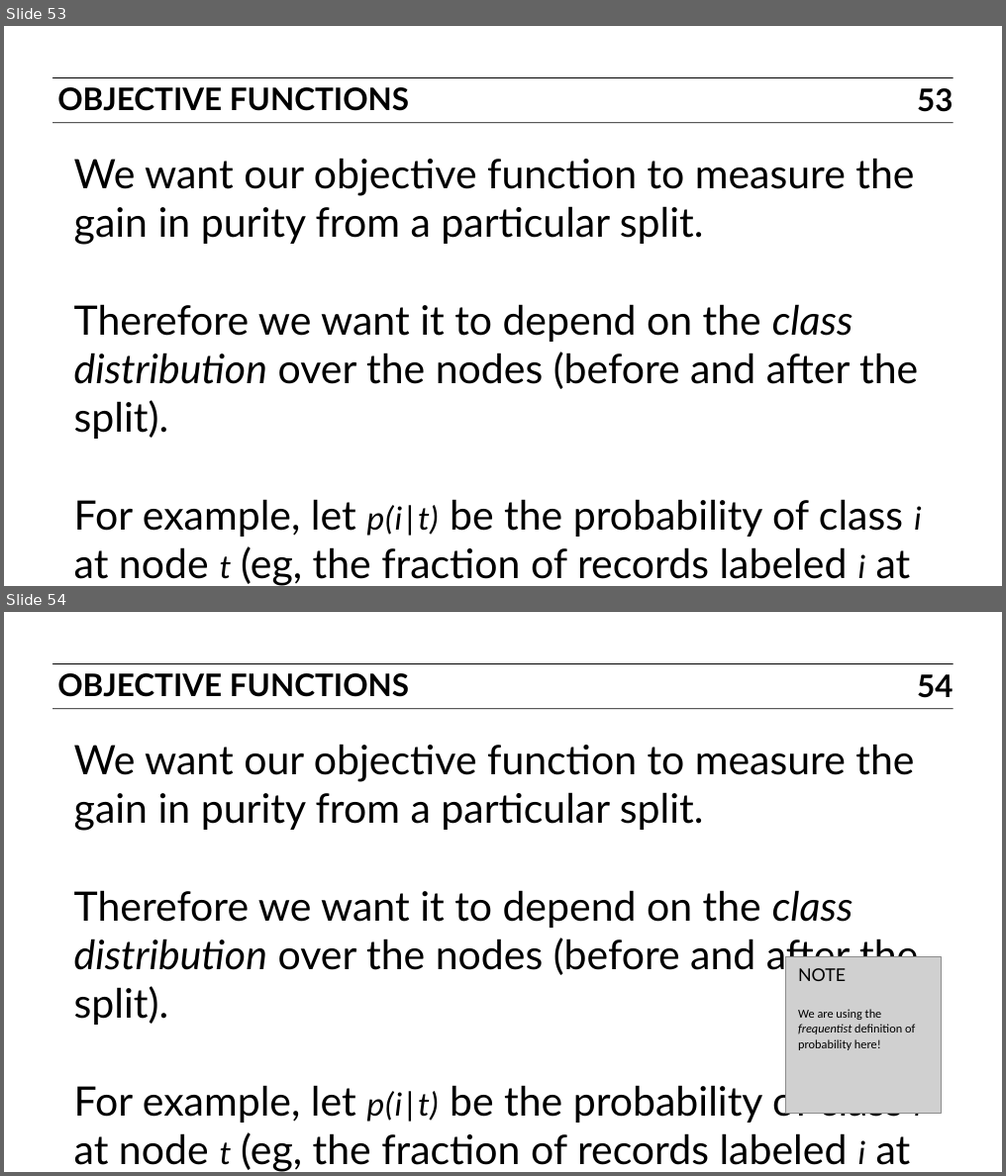
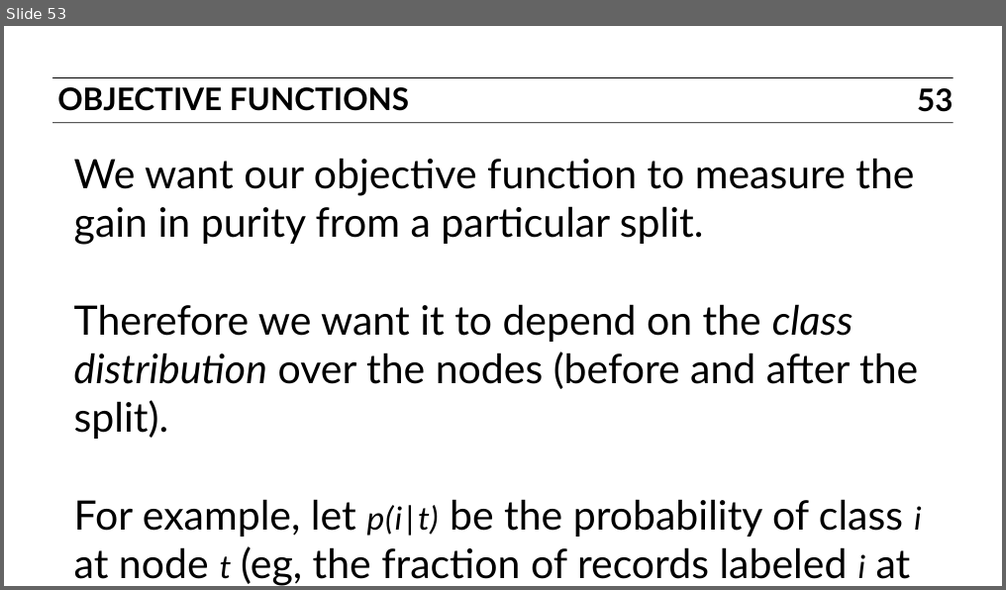
Before and after one commit to ajschumacher/gadsdc, a slide deck: 14-tree/slides.pptx. Shown one above the other, each under a label of ours: slides 53 and 54 before the commit, slide 53 after it. The pictures are 1006x1176 and 1006x590 pixels, drawn with LibreOffice and Linux fonts; fonts in the diff are those of the drawing; grey boxes stand for pictures. Boxes give left, top, right and bottom in pixels: in the first picture for what was removed or moved away, otherwise in the second. Text is boxed around its words. In the diff, an @@ line names an element or a change of style, - is before the commit and + after.

```diff
--- a/14-tree/slides.pptx
+++ b/14-tree/slides.pptx
@@ slide 54 removed at [4,612,1002,1172], background #FFFFFF; not listed: 2 template elements that a slide beside it also shows @@
@@ text removed at [57,673,409,697] @@
-OBJECTIVE FUNCTIONS
@@ page number removed at [917,674,952,698] @@
-54
@@ text removed at [74,744,922,1172] @@
-We want our objective function to measure the gain in purity from a particular split.
-Therefore we want it to depend on the class distribution over the nodes (before and after the split).
-For example, let p(i|t) be the probability of class i at node t (eg, the fraction of records labeled i at node t).
@@ picture removed at [785,957,942,1113] @@
@@ text removed at [798,968,846,981] @@
-NOTE
@@ text removed at [798,1009,915,1051] @@
-We are using the frequentist definition of probability here!
```
Also in this commit, not shown: 1 slide changed, 1 slide added, 2 other slides removed, 1 other file.
